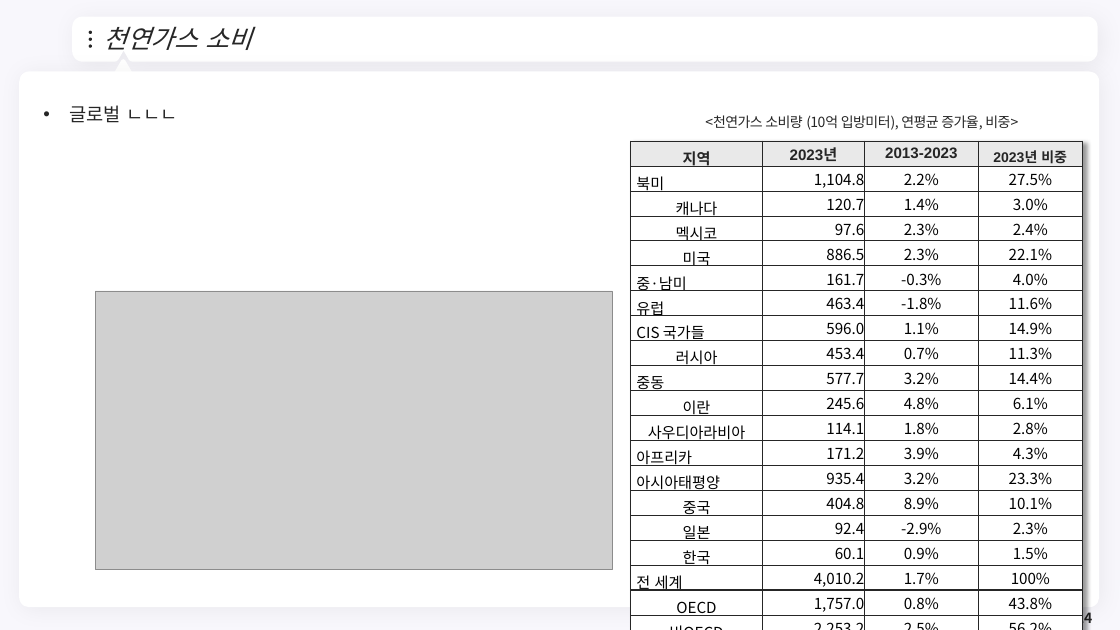
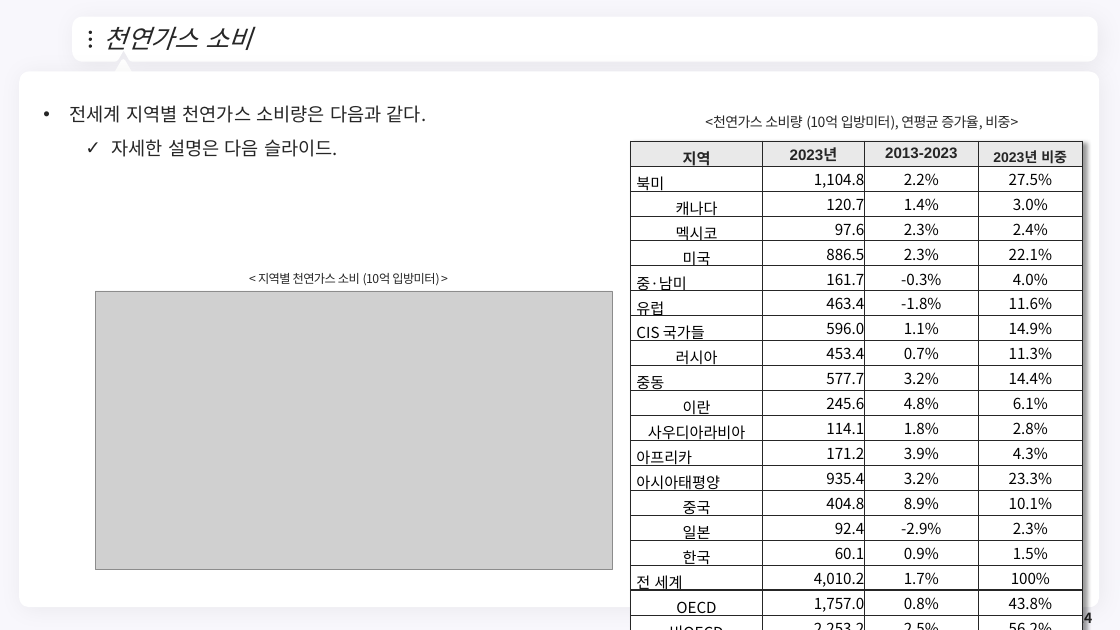
Before and after one commit to meandthey/Teaching, a slide deck: slide 24 of 에너지경제학/자원에너지경제학_Chapter_3 (가스).pptx. Drawn at 1120x630 pixels with LibreOffice and Linux fonts; fonts in the diff are those of the drawing; grey boxes stand for pictures; background and template pictures are left out. Boxes give left, top, right and bottom in pixels: in the first picture for what was removed or moved away, otherwise in the second. Text is boxed around its words. In the diff, an @@ line names an element or a change of style, - is before the commit and + after.

```diff
--- a/에너지경제학/자원에너지경제학_Chapter_3 (가스).pptx
+++ b/에너지경제학/자원에너지경제학_Chapter_3 (가스).pptx
@@ text at box(70, 105, 427, 157): text changed @@
-• 글로벌 ㄴㄴㄴ
+• 전세계 지역별 천연가스 소비량은 다음과 같다.
+  ✓ 자세한 설명은 다음 슬라이드.
@@ text added at box(258, 273, 439, 286), 10.5 pt, text #262626 @@
+< 지역별 천연가스 소비 (10억 입방미터) >
```
Also in this commit, not shown: 1 other slide changed, 10 slides added, 4 other files.
